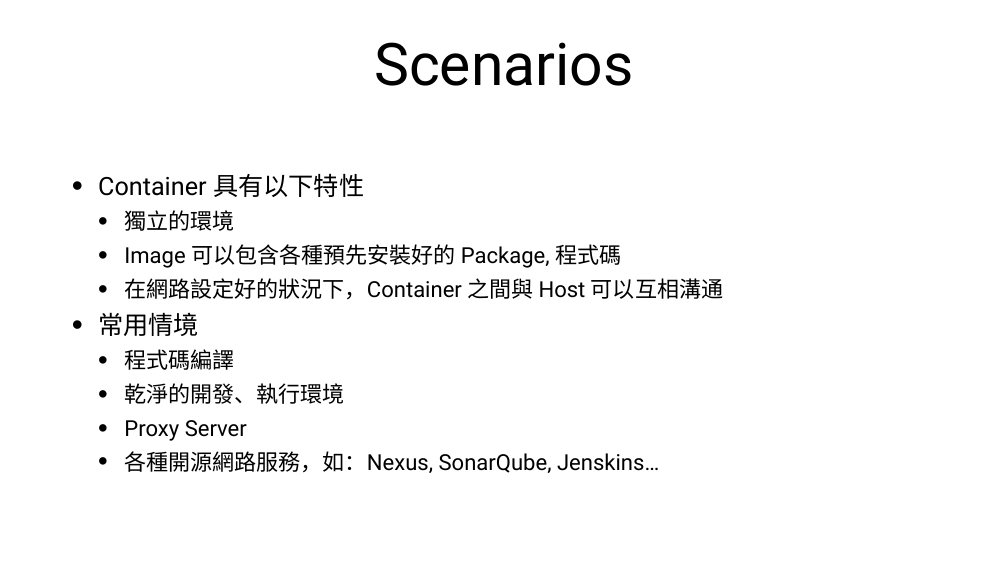
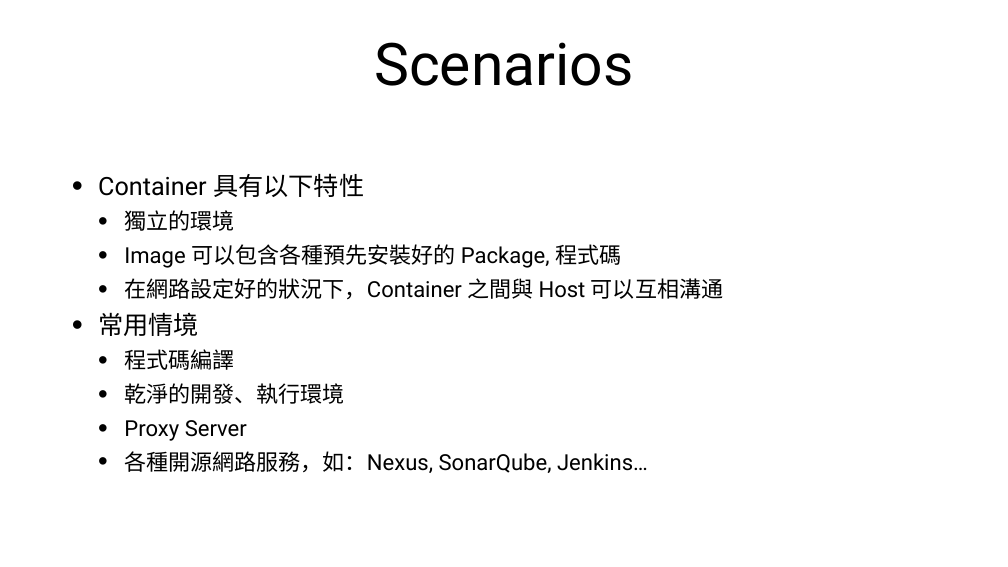
Before and after one commit to cathaylife-devops/docker-tutorial, a slide deck: slide 35 of docker-tutorial.pptx (slide 33 before the commit). Drawn at 1008x567 pixels with LibreOffice and Linux fonts; fonts in the diff are those of the drawing. Boxes give left, top, right and bottom in pixels: in the first picture for what was removed or moved away, otherwise in the second. Text is boxed around its words. In the diff, an @@ line names an element or a change of style, - is before the commit and + after.

```diff
--- a/docker-tutorial.pptx
+++ b/docker-tutorial.pptx
@@ text at (124,451,648,473): text changed @@
-  • 各種開源網路服務，如：Nexus, SonarQube, Jenskins…
+  • 各種開源網路服務，如：Nexus, SonarQube, Jenkins…
```
Also in this commit, not shown: 15 other slides changed, 2 slides added, 2 other files.
